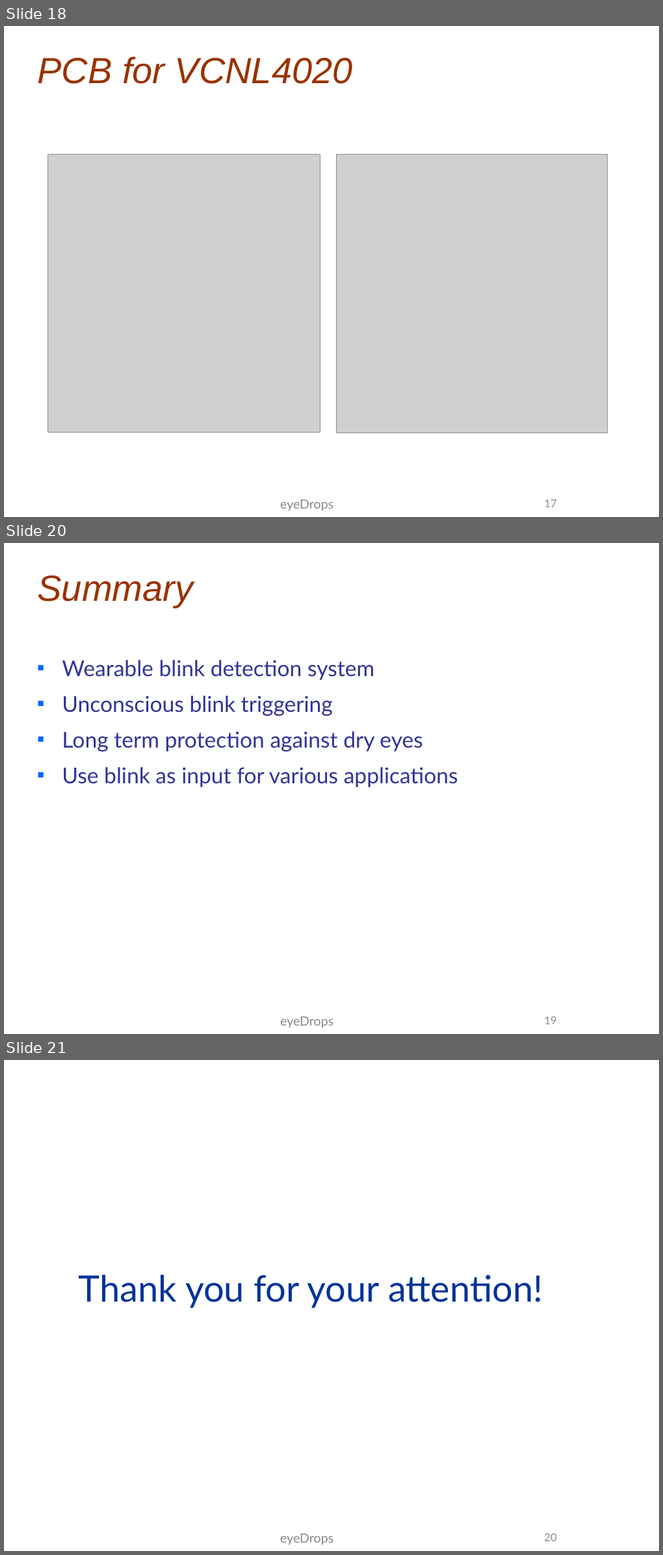
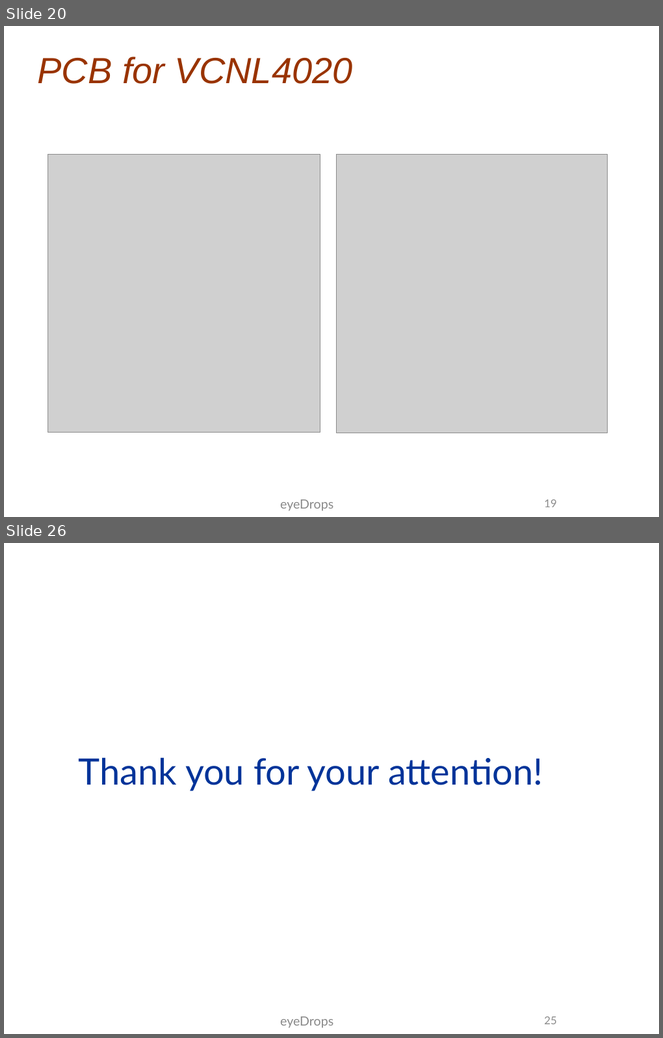
Before and after one commit to benthie/wearables-praktikum, a slide deck: documents/midterm presentation/Midterm Presentation.pptx. Shown one above the other, each under a label of ours: slides 18, 20 and 21 before the commit, slides 20 and 26 after it; the slides between them are not shown. The pictures are 663x1555 and 663x1038 pixels, drawn with LibreOffice and Linux fonts; fonts in the diff are those of the drawing; grey boxes stand for pictures; background and template pictures are left out. Boxes give left, top, right and bottom in pixels: in the first picture for what was removed or moved away, otherwise in the second. Text is boxed around its words. In the diff, an @@ line names an element or a change of style, - is before the commit and + after.

```diff
--- a/documents/midterm presentation/Midterm Presentation.pptx
+++ b/documents/midterm presentation/Midterm Presentation.pptx
@@ slide 20 removed at (4, 543, 659, 1034), background picture (left out) @@
@@ title removed at (38, 575, 193, 607) @@
-Summary
@@ text removed at (62, 660, 458, 787) @@
-■ Wearable blink detection system
-■ Unconscious blink triggering
-■ Long term protection against dry eyes
-■ Use blink as input for various applications
@@ text removed at (280, 1017, 334, 1029) @@
-eyeDrops
@@ page number removed at (544, 1017, 556, 1025) @@
-19
@@ what was slide 18 is now slide 20 @@
@@ page number at (544, 500, 556, 508): text changed @@
-17
+19
@@ what was slide 21 is now slide 26 @@
@@ page number at (544, 1017, 556, 1025): text changed @@
-20
+25
```
Also in this commit, not shown: 3 slides changed, 7 slides added.
